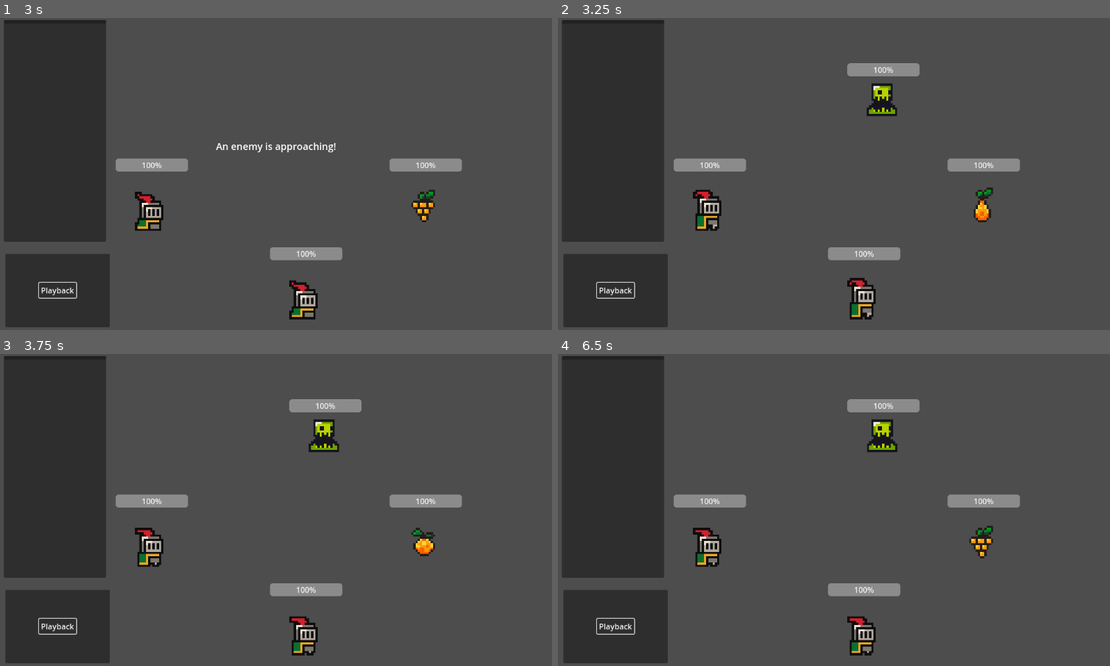
Above: before the commit, frames 1-4 (two rows, left to right).
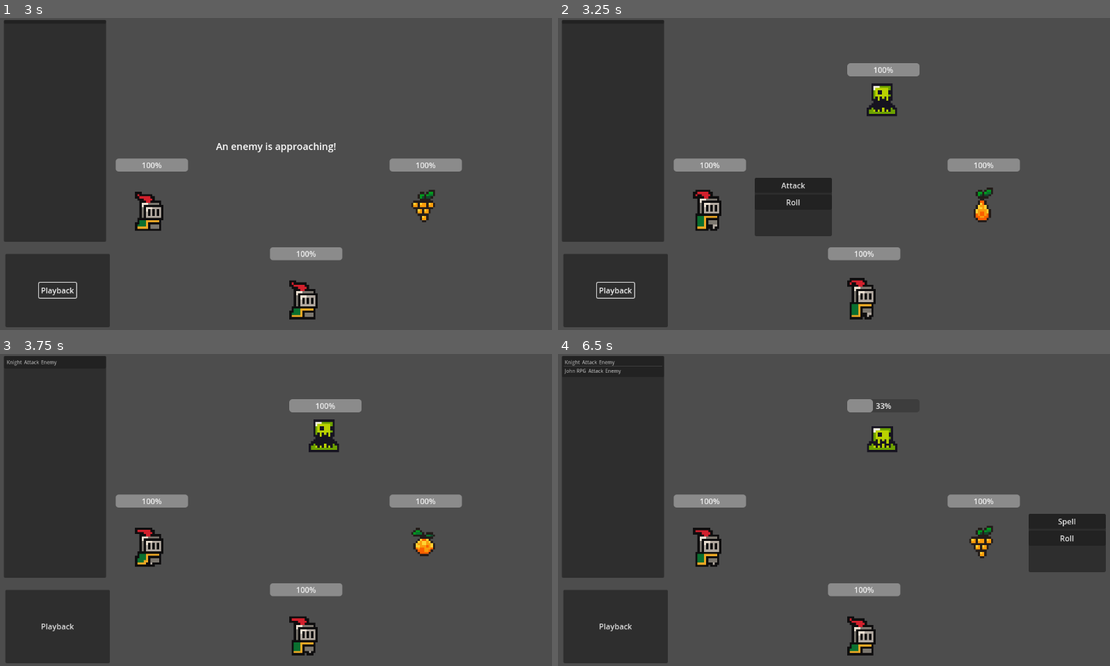
Above: after the commit, the same moments.

Repository: jhobz/rpg-prototype
Game: Godot game, scene res://scenes/game.tscn
Two runs of this game, one before a commit and one after it. Both use one fixed random seed, a clock stepped at 60 frames per second and the inputs below.
Inputs (mouse positions are in pixels of both pictures, inside the frame that each line leads up to):
- Up to frame 1 (3 s): click "Playback" at 1.25 s
- Up to frame 2 (3.25 s): no input
- Up to frame 3 (3.75 s): click (237, 522) at 3.5 s, where only the run after the commit has a clickable "Attack"
- Up to frame 4 (6.5 s): click (949, 609) at 5 s, where only the run after the commit has a clickable "Attack"

Frame 1 is identical in both runs. In frame 2, 2.6% of the frame differs, in the area x 35-50%, y 51-70%; in frame 3, 0.2%; in frame 4, 3.6%, in the area x 1-100%, y 2-97%.
Error before the commit: Out of bounds get index '0' (on base: 'Array[Character]') (res://logic/game_states/BattleIdle.gd:36)

Commit message:
Fix appending arrays to other arrays

Diff:
--- a/logic/game_states/BattleIdle.gd
+++ b/logic/game_states/BattleIdle.gd
@@ -13,8 +13,8 @@
 
 func init():
 	characters.clear()
-	characters.append(players.characters)
-	characters.append(enemies.characters)
+	characters.append_array(players.characters)
+	characters.append_array(enemies.characters)
 
 func reset_turn():
 	current_actor = -1
